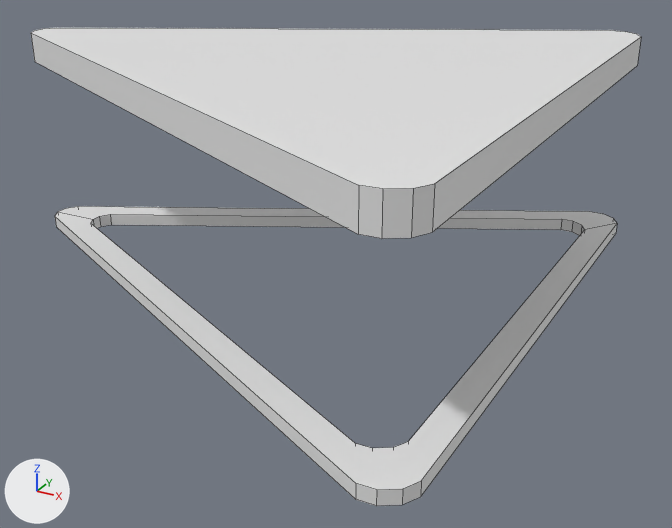
One commit to the Blender file Assets/VirtualWearable/Models/UIIcons/Blend/Tethering.blend: the scene before it, then after it.
Both versions are drawn from a camera (50 mm lens) standing at (1.063, -1.72, 0.879) and looking at (0.12, -0.005, 0.022). Every picture has the same lights, and +X, +Y and +Z are marked at lower left. Mesh edges are drawn as thin lines.

In view in the first picture: 'Bottom', 'Top'.
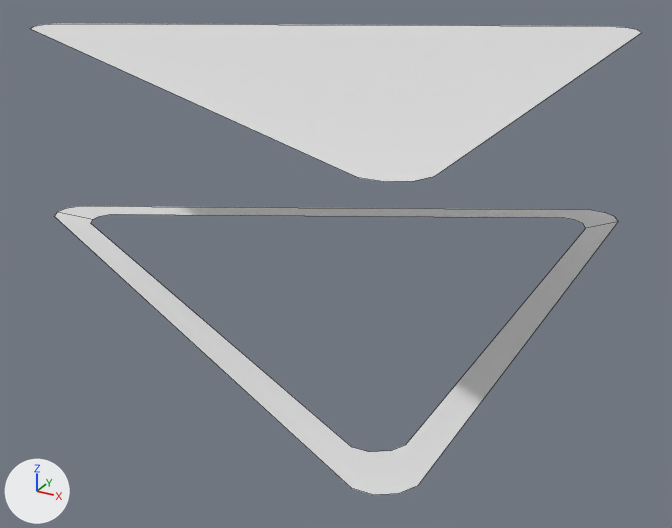
Patch to the scene script:
```diff
--- a/Assets/VirtualWearable/Models/UIIcons/Blend/Tethering.blend.py
+++ b/Assets/VirtualWearable/Models/UIIcons/Blend/Tethering.blend.py
@@ ob_top @@
 ob_top = bpy.data.objects.new('Top', me_cube_001)
-ob_top.location = (0.0, 0.0, 0.4)
-_m = ob_top.modifiers.new('Solidify', 'SOLIDIFY')
-_m.thickness = 0.07
-_m.nonmanifold_thickness_mode = 'FIXED'
-_m.nonmanifold_merge_threshold = 0.0003
+ob_top.location = (0.0, 0.0, 0.41)
@@ ob_bottom @@
 ob_bottom.location = (0.0, 0.0, 0.0)
-ob_bottom.scale = (1.0, 0.98, 1.0)
-_m = ob_bottom.modifiers.new('Solidify', 'SOLIDIFY')
-_m.thickness = 0.03
-_m.nonmanifold_thickness_mode = 'FIXED'
-_m.nonmanifold_merge_threshold = 0.0003
```

Where the change shows, as pixel boxes [x1, y1, x2, y2] in the pictures (672 x 528 px):
'Top', moved, modifiers changed: before [31, 28, 641, 238]; after [31, 24, 642, 182]
'Bottom', rescaled, modifiers changed: before [55, 206, 617, 506]; after [55, 206, 618, 495]
